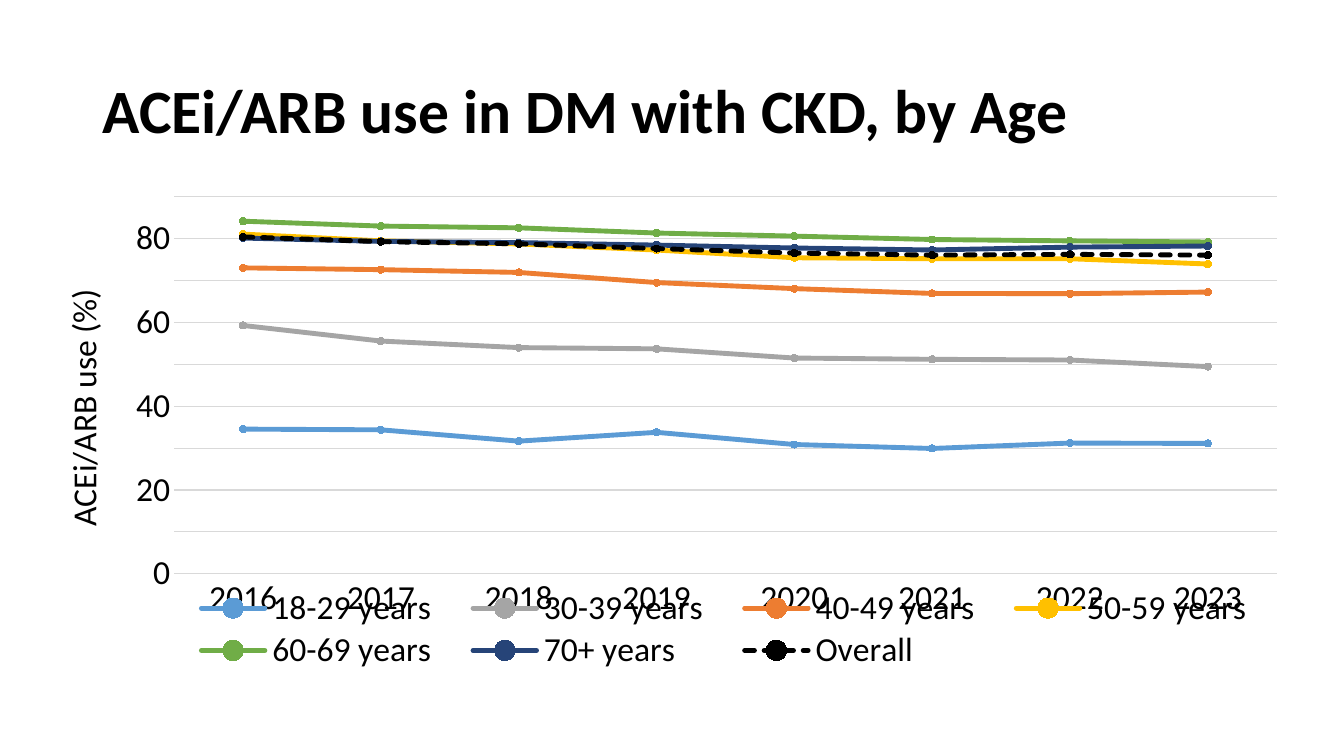
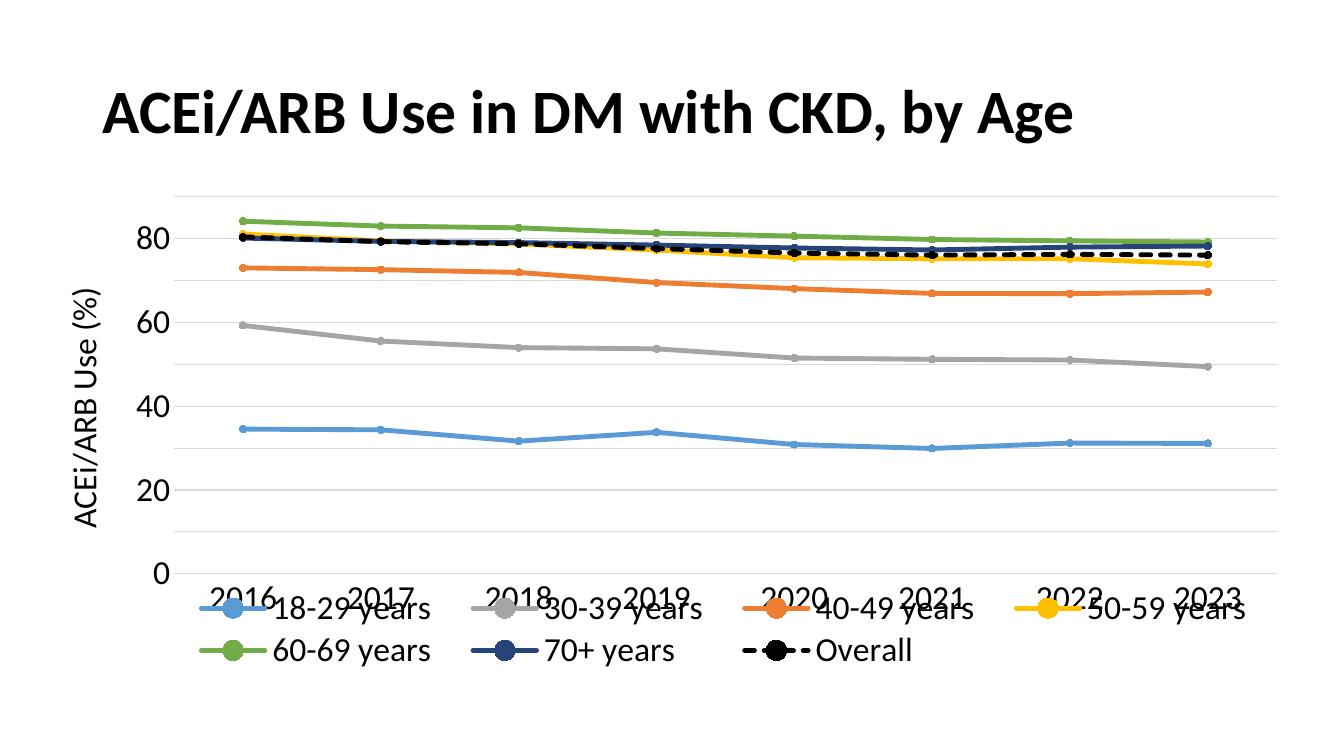
Before and after one commit to CDCgov/nccdphp-ddt-kdss, a slide deck: slide 4 of CKDSurveillance/PPT/Q814.pptx. Drawn at 1344x756 pixels with LibreOffice and Linux fonts; fonts in the diff are those of the drawing; background and template pictures are left out. Boxes give left, top, right and bottom in pixels: in the first picture for what was removed or moved away, otherwise in the second. Text is boxed around its words. In the diff, an @@ line names an element or a change of style, - is before the commit and + after.

```diff
--- a/CKDSurveillance/PPT/Q814.pptx
+++ b/CKDSurveillance/PPT/Q814.pptx
@@ title at (102, 89, 1075, 144): text changed @@
-ACEi/ARB use in DM with CKD, by Age
+ACEi/ARB Use in DM with CKD, by Age
@@ line chart at (42, 187, 1303, 691) @@
@@ value axis title "ACEi/ARB use (%) " to "ACEi/ARB Use (%) " @@
```
Also in this commit, not shown: 9 other slides changed, 3 other files.
